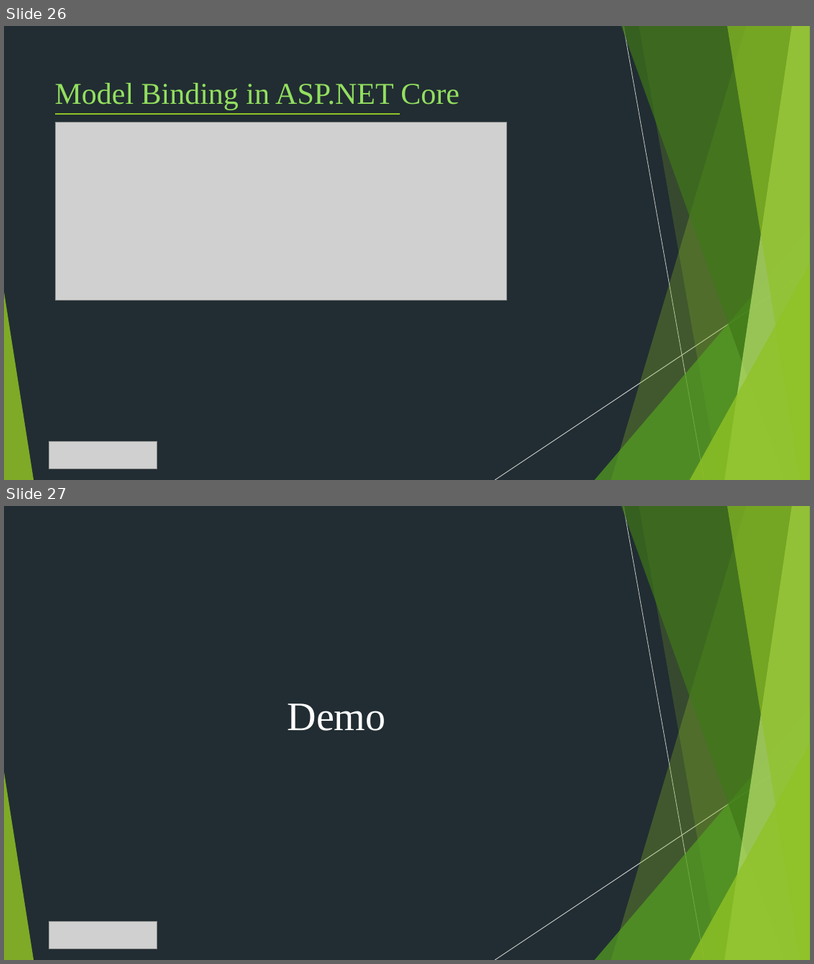
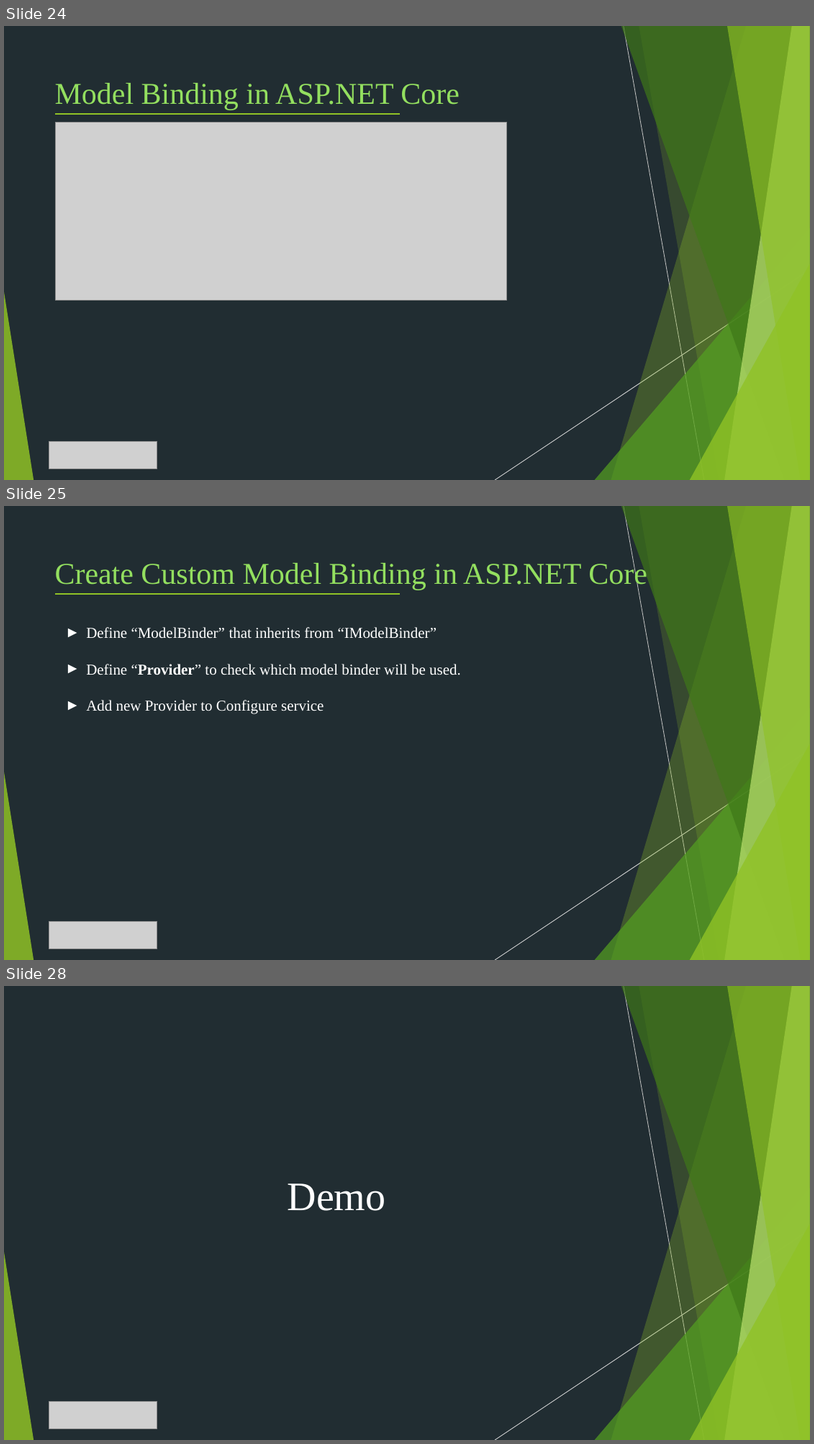
Before and after one commit to Chien-Do/Middleware-Filter, a slide deck: Middleware/Middleware.pptx. Shown one above the other, each under a label of ours: slides 26 and 27 before the commit, slides 24, 25 and 28 after it; the slides between them are not shown. The pictures are 814x964 and 814x1444 pixels, drawn with LibreOffice and Linux fonts; fonts in the diff are those of the drawing; grey boxes stand for pictures. Boxes give left, top, right and bottom in pixels: in the first picture for what was removed or moved away, otherwise in the second. Text is boxed around its words. In the diff, an @@ line names an element or a change of style, - is before the commit and + after.

```diff
--- a/Middleware/Middleware.pptx
+++ b/Middleware/Middleware.pptx
@@ slide 25 added at [4,506,810,960], background #212D32; not listed: 10 template elements that a slide beside it also shows @@
@@ text added at [55,560,648,590], 36 pt, text #93DF5F @@
+Create Custom Model Binding in ASP.NET Core
@@ line added from (55, 594) to (400, 594), #90C226 2 pt @@
@@ text added at [86,627,461,714], 18 pt, text #FFFFFF @@
+► Define “ModelBinder” that inherits from “IModelBinder”
+► Define “Provider” to check which model binder will be used.
+► Add new Provider to Configure service
@@ picture added at [49,921,157,948] @@
@@ what was slide 26 is now slide 24 @@
@@ what was slide 27 is now slide 28 @@
```
Also in this commit, not shown: 4 slides changed, 2 other slides added, 2 slides removed, 6 other files.
